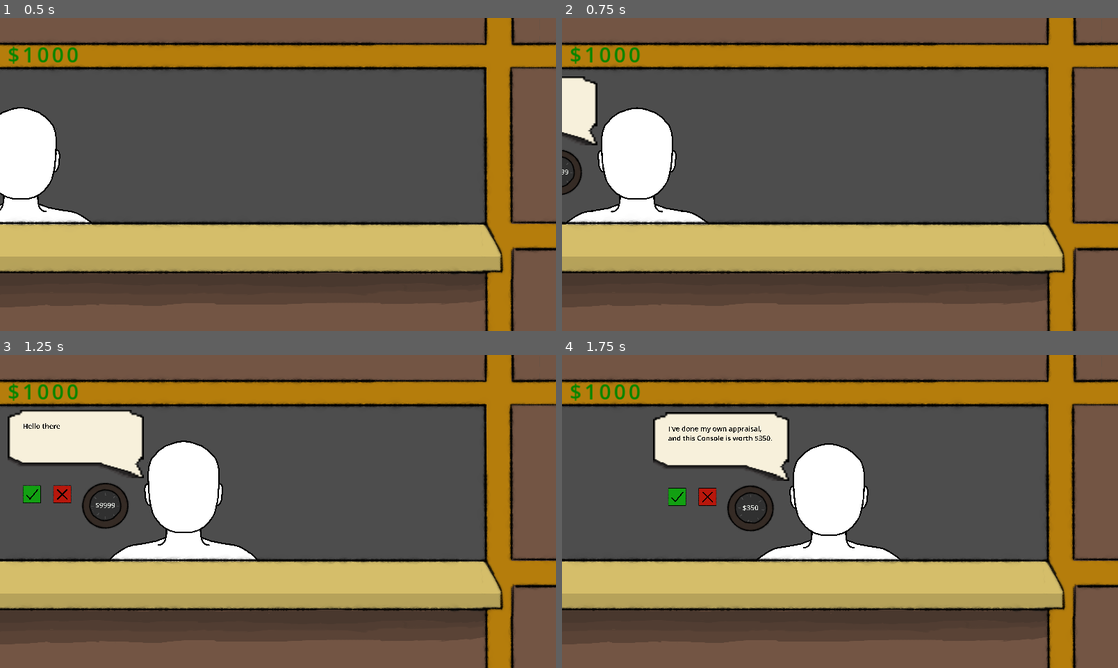
Above: before the commit, frames 1-4 (two rows, left to right).
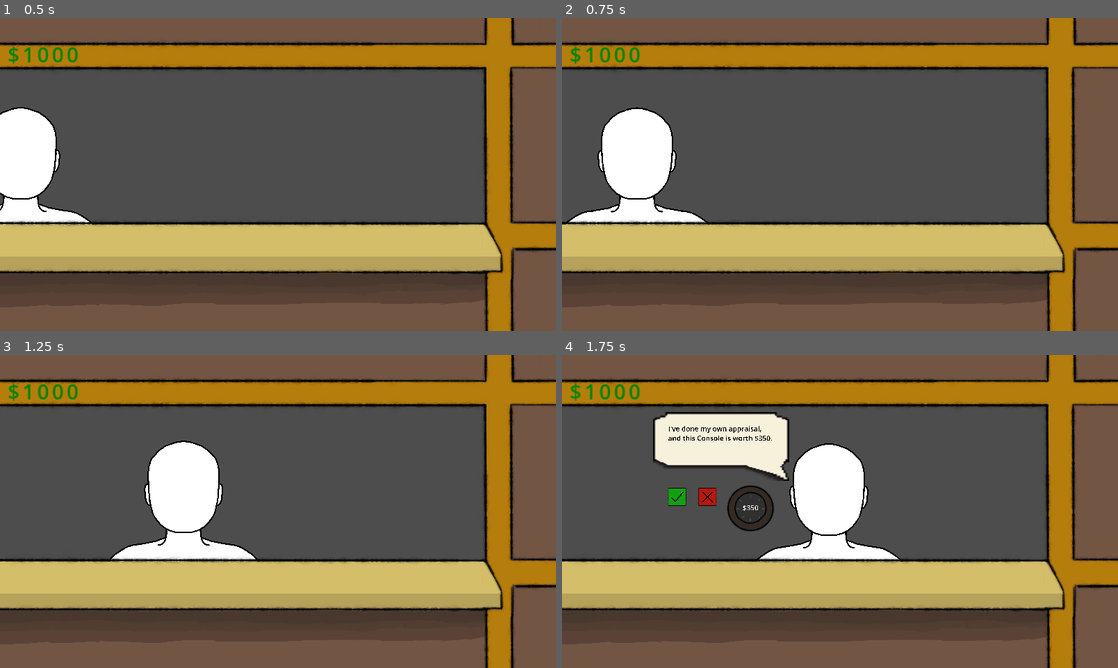
Above: after the commit, the same moments.

Repository: Routund/pawncepts
Game: Godot game, scene res://Scenes/Shop.tscn
The game is run twice, just before and just after one commit, with the same random seed, the same clock (stepped at 60 frames per second) and the same inputs.
Inputs (mouse positions are in pixels of both pictures, inside the frame that each line leads up to):
- Up to frame 1 (0.5 s): no input
- Up to frame 2 (0.75 s): move the mouse to (962, 158) at 0.52 s; click (962, 158) at 0.67 s
- Up to frame 3 (1.25 s): no input
- Up to frame 4 (1.75 s): click (667, 505) at 1.27 s

Frame 1 is identical in both runs. In frame 2, 1.6% of the frame differs, in the area x 0-7%, y 18-57%; in frame 3, 5.7%, in the area x 1-26%, y 17-56%; in frame 4, less than 0.1%.

Commit message:
Finished basic customer buying loop

Diff:
--- a/Scenes/Shop.tscn
+++ b/Scenes/Shop.tscn
@@ -67,6 +67,7 @@
 script = ExtResource("3_x5wk7")
 
 [node name="Speech_bubble" type="Node2D" parent="Customer"]
+visible = false
 position = Vector2(-3217.2, -2027.64)
 script = ExtResource("5_2j8ui")
 
@@ -173,3 +174,4 @@
 [connection signal="sold" from="Customer/Speech_bubble" to="Customer/Speech_bubble/Control/Spinner" method="_on_speech_bubble_sold"]
 [connection signal="sold" from="Customer/Speech_bubble" to="Customer/Speech_bubble/Control/Cross" method="_on_speech_bubble_sold"]
 [connection signal="checked" from="Customer/Speech_bubble/Control/Check" to="Customer/Speech_bubble" method="_on_check_checked"]
+[connection signal="crossed" from="Customer/Speech_bubble/Control/Cross" to="Customer/Speech_bubble" method="_on_cross_crossed"]
--- a/Scripts/Speech_manager.gd
+++ b/Scripts/Speech_manager.gd
@@ -124,46 +124,101 @@
 
 
 func _on_check_checked():
-	print("checked")
-	if(!exit):
-		check_price=spinner.price
-		if(check_price>=initial_price):
-			dialogue.text=dialogues[7]
-			exit=true
-			sold.emit(check_price)
-			inventory.append(item)
-		elif(check_price<min_price):
-			dialogue.text=dialogues[5]
-			exit=true
-			no_deal.emit()
-		else:
-			var diff = initial_price-check_price
-			var action = rng.randf_range(0, 100)+min(30,diff*7/initial_price)
-			if(action<20):
-				dialogue.text=dialogues[7]
-				exit=true
+	if !exit:
+		# Check if the dialog is still active
+		if customerState == "sell":
+			# Handle selling behavior
+			check_price = spinner.price
+
+			# Check if the offered price is higher than or equal to the initial price
+			if check_price >= initial_price:
+				dialogue.text = dialogues[7]  # Sold at a good price
+				exit = true
 				sold.emit(check_price)
 				inventory.append(item)
-			elif(action>90):
-				dialogue.text=dialogues[5]
-				exit=true
+			# Check if the offered price is lower than the minimum acceptable price
+			elif check_price < min_price:
+				dialogue.text = dialogues[5]  # Price is too low, no deal
+				exit = true
 				no_deal.emit()
 			else:
-				patience-= int(rng.randf_range(1, 2.4))
-				if(patience==0):
-					dialogue.text=dialogues[5]
-					exit=true
+				# Calculate a decision based on the difference between initial and offered prices
+				var diff = initial_price - check_price
+				var action = rng.randf_range(0, 100) + min(30, diff * 7 / initial_price)
+				if action < 20:
+					dialogue.text = dialogues[7]  # Sold at a good price
+					exit = true
+					sold.emit(check_price)
+					inventory.append(item)
+				elif action > 90:
+					dialogue.text = dialogues[5]  # Price is too low, no deal
+					exit = true
 					no_deal.emit()
 				else:
-					var newPrice=(initial_price+spinner.price)/2
-					newPrice=int(newPrice*(rng.randf_range(check_price/newPrice,initial_price/newPrice)))
-					spinner.price=newPrice
-					spinner.priceText.text="$%s"%[newPrice]
-					initial_price=newPrice
-					dialogue.text=dialogues[3]%[newPrice]
-					pass
+					# Adjust the patience level and negotiate the price
+					patience -= int(rng.randf_range(1, 2.4))
+					if patience == 0:
+						dialogue.text = dialogues[5]  # Price is too low, no deal
+						exit = true
+						no_deal.emit()
+					else:
+						var newPrice = (initial_price + spinner.price) / 2
+						newPrice = int(newPrice * (rng.randf_range(check_price / newPrice, initial_price / newPrice)))
+						spinner.price = newPrice
+						spinner.priceText.text = "$%s" % [newPrice]
+						initial_price = newPrice
+						dialogue.text = dialogues[3] % [newPrice]  # Price negotiation
+		else:
+			# Handle buying behavior
+			check_price = spinner.price
+
+			# Check if the offered price is lower than or equal to the initial price
+			if check_price <= initial_price:
+				dialogue.text = dialogues[7]  # Sold at a good price
+				exit = true
+				sold.emit(-check_price)
+				inventory.pop_at(item_index)
+			elif check_price < min_price:
+				dialogue.text = dialogues[5]  # Price is too high, no deal
+				exit = true
+				no_deal.emit()
+			else:
+				# Calculate a decision based on the difference between initial and offered prices
+				var diff = check_price - initial_price
+				var action = rng.randf_range(0, 100) + min(30, diff * 7 / initial_price)
+				if action < 20:
+					dialogue.text = dialogues[7]  # Sold at a good price
+					exit = true
+					sold.emit(-check_price)
+					inventory.append(item)
+				elif action > 90:
+					dialogue.text = dialogues[5]  # Price is too high, no deal
+					exit = true
+					no_deal.emit()
+				else:
+					# Adjust the patience level and negotiate the price
+					patience -= int(rng.randf_range(1, 2.4))
+					if patience == 0:
+						dialogue.text = dialogues[5]  # Price is too high, no deal
+						exit = true
+						no_deal.emit()
+					else:
+						var newPrice = (initial_price + spinner.price) / 2
+						newPrice = int(newPrice * (rng.randf_range(check_price / newPrice, initial_price / newPrice)))
+						spinner.price = newPrice
+						spinner.priceText.text = "$%s" % [newPrice]
+						initial_price = newPrice
+						dialogue.text = dialogues[3] % [newPrice]  # Price negotiation
 	else:
-		visible=false
-		exit=false
-		exitNow=true
+		# Exit the dialog and make it invisible
+		visible = false
+		exit = false
+		exitNow = true
+
+
+
+func _on_cross_crossed():
+	dialogue.text = dialogues[5]  # Price is too low, no deal
+	exit = true
+	no_deal.emit()
 	pass # Replace with function body.
Not shown, changed: Scripts/buyDialog.xml
